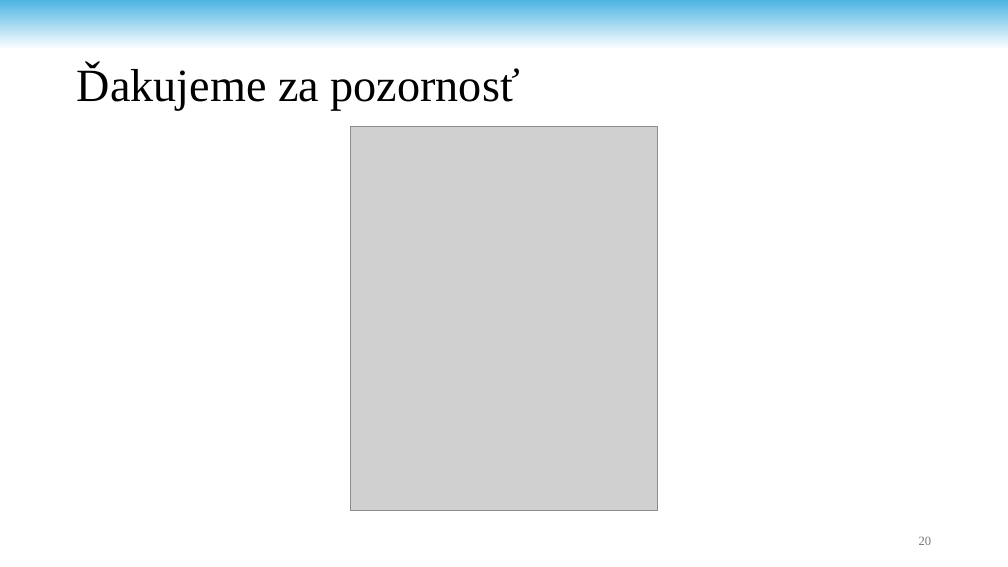
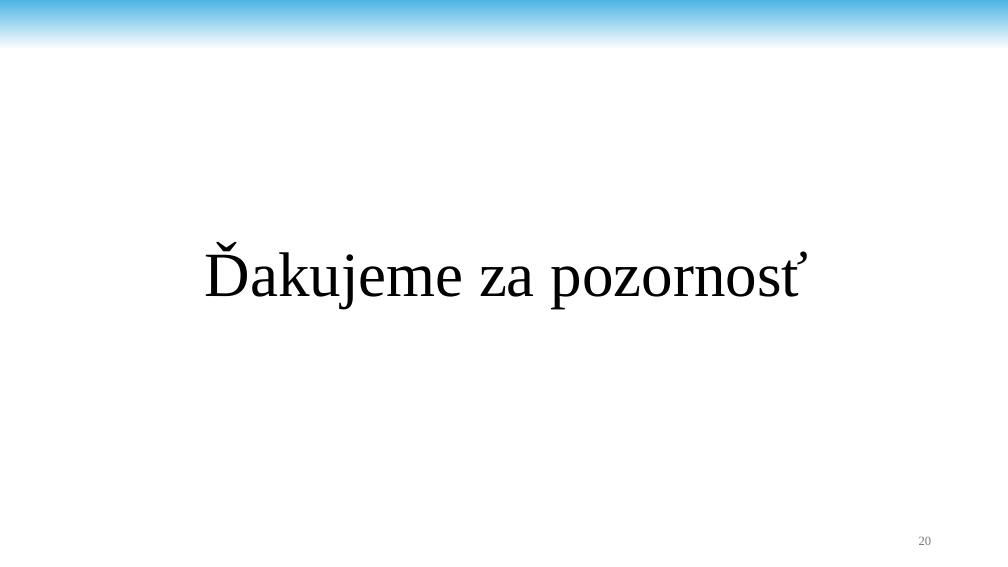
Before and after one commit to andrii-stoliar/DP-Stoliar, a slide deck: slide 20 of Prez/Prez.pptx. Drawn at 1008x567 pixels with LibreOffice and Linux fonts; fonts in the diff are those of the drawing; grey boxes stand for pictures; background and template pictures are left out. Boxes give left, top, right and bottom in pixels: in the first picture for what was removed or moved away, otherwise in the second. Text is boxed around its words. In the diff, an @@ line names an element or a change of style, - is before the commit and + after.

```diff
--- a/Prez/Prez.pptx
+++ b/Prez/Prez.pptx
@@ picture removed at (x1=351, y1=127, x2=658, y2=511) @@
@@ title "Ďakujeme za pozornosť" moved from (x1=77, y1=65, x2=520, y2=110) to (x1=205, y1=247, x2=809, y2=308) @@
@@ title "Ďakujeme za pozornosť" at (x1=205, y1=247, x2=809, y2=308): size 44 to 60 pt @@
```
Also in this commit, not shown: 4 other slides changed, 2 slides added, 2 other files.
